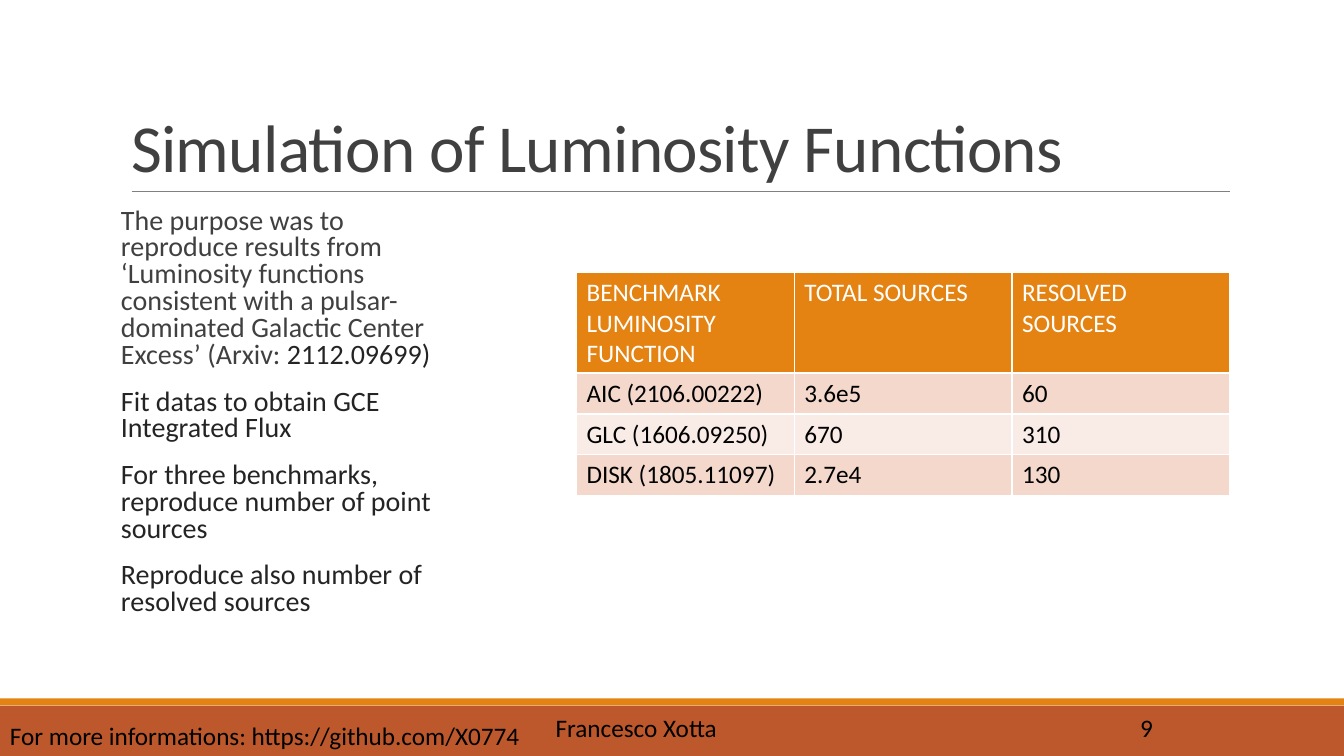
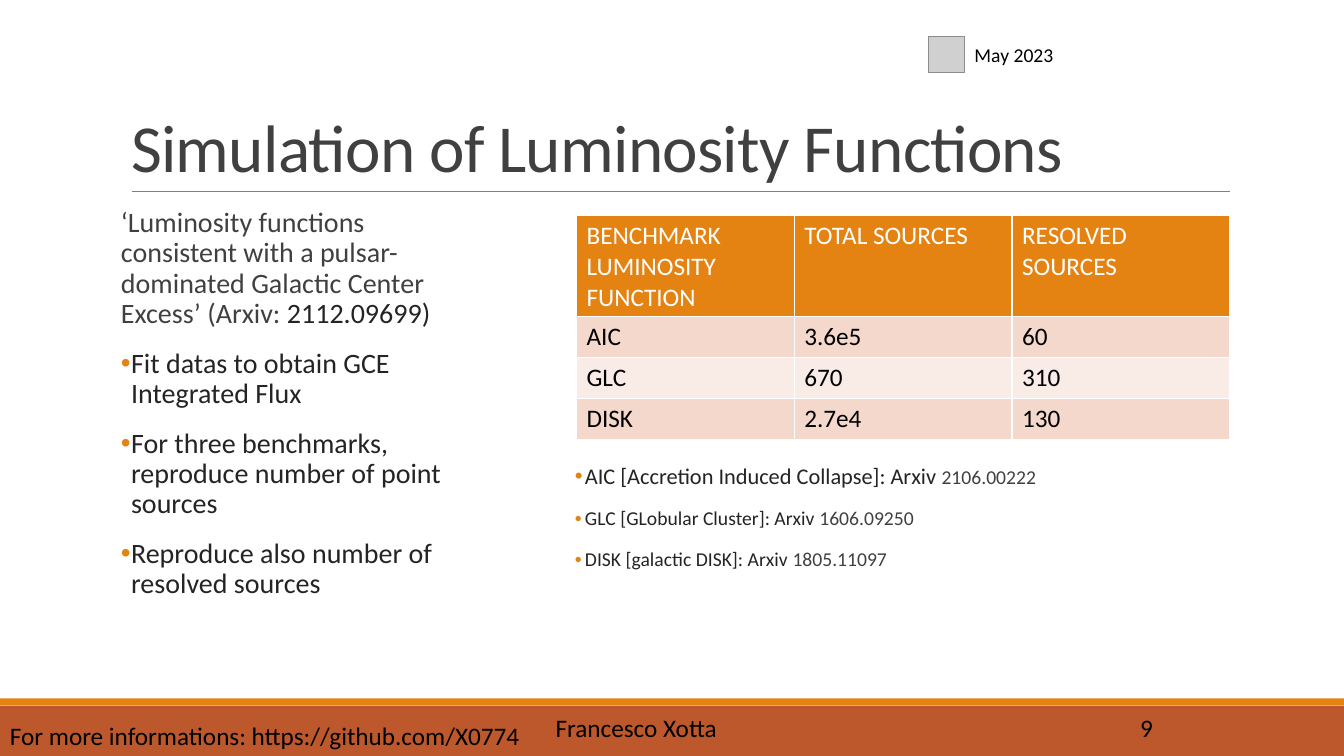
Before and after one commit to X0774/SimulationofGCE, a slide deck: slide 10 of Presentation.pptm. Drawn at 1344x756 pixels with LibreOffice and Linux fonts; fonts in the diff are those of the drawing; grey boxes stand for pictures. Boxes give left, top, right and bottom in pixels: in the first picture for what was removed or moved away, otherwise in the second. Text is boxed around its words. In the diff, an @@ line names an element or a change of style, - is before the commit and + after.

```diff
--- a/Presentation.pptm
+++ b/Presentation.pptm
@@ picture added at (x1=929, y1=36, x2=964, y2=72) @@
@@ text added at (x1=974, y1=49, x2=1054, y2=65), 14 pt, text #000000 @@
+May 2023
@@ text at (x1=121, y1=212, x2=430, y2=327): text changed @@
-The purpose was to reproduce results from ‘Luminosity functions consistent with a pulsar-dominated Galactic Center Excess’ (Arxiv: 2112.09699)
+‘Luminosity functions consistent with a pulsar-dominated Galactic Center Excess’ (Arxiv: 2112.09699)
@@ table at (x1=577, y1=216, x2=1230, y2=440) @@
-row 2, column 1: AIC (2106.00222)
+row 2, column 1: AIC
-row 3, column 1: GLC (1606.09250)
+row 3, column 1: GLC
-row 4, column 1: DISK (1805.11097)
+row 4, column 1: DISK
@@ table moved from (x1=577, y1=272, x2=1230, y2=496) to (x1=577, y1=216, x2=1230, y2=440) @@
@@ text at (x1=131, y1=353, x2=441, y2=594): bullet none to •; line spacing 0.8 to 0.9 @@
@@ text added at (x1=585, y1=467, x2=1036, y2=528), 14 pt, text #242424 @@
+• AIC [Accretion Induced Collapse]: Arxiv 2106.00222
+• GLC [GLobular Cluster]: Arxiv 1606.09250
+• DISK [galactic DISK]: Arxiv 1805.11097
```
Also in this commit, not shown: 10 other slides changed, 3 slides added.
